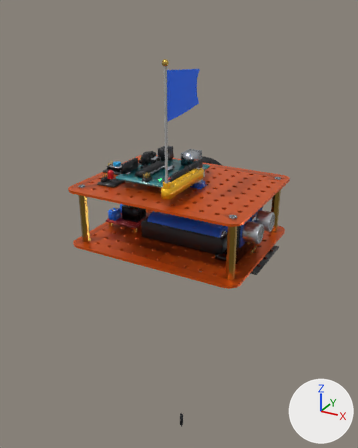
A saved change to the glTF model public/robot3d/robot-kit-low.glb.
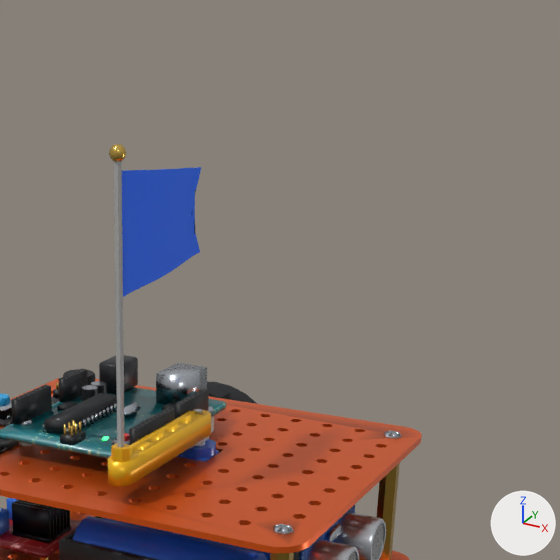
The first picture shows the older version from a 50 mm lens placed at (0.186, -0.343, 0.199), pointed at (-0.013, 0.018, 0.018). The close-ups show the older and then the newer version on the part from 33% to 97% of the width and 0% to 51% of the height of that picture. Only the edits that show in the close-ups are written down. The axes (+X, +Y, +Z) are drawn at lower right. The lights are the same throughout. Where no turn or scale is listed for an object, it has been applied to the vertices. Vertices at exactly the same position are counted once.

The scene before the commit, as lines of its bpy script (objects in view):
```python
ob_chassis_driver = bpy.data.objects.new('chassis_driver', me_chassis_driver)
ob_chassis_driver.location = (-0.053, 0.0, 0.0223)
ob_chassis_plate_upper = bpy.data.objects.new('chassis_plate_upper', me_chassis_plate_upper_001)
ob_chassis_plate_upper.location = (0.0, 0.0, 0.063)
ob_mast = bpy.data.objects.new('mast', me_mast)
ob_mast.location = (0.015, -0.051, 0.1211)
ob_pennant = bpy.data.objects.new('pennant', me_pennant_001)
ob_pennant.location = (0.015, -0.051, 0.1601)
ob_ultrasonic_static = bpy.data.objects.new('ultrasonic_static', me_ultrasonic_static)
ob_ultrasonic_static.location = (0.0622, 0.0, 0.04)
# also in view: 'servo_arm' at (0.015, -0.026, 0.075); 'chassis_standoffs' at (0.0, 0.0, 0.04); 'chassis_battery' at (0.009, 0.0, 0.027); 'board_static' at (-0.017, 0.001, 0.074)
```
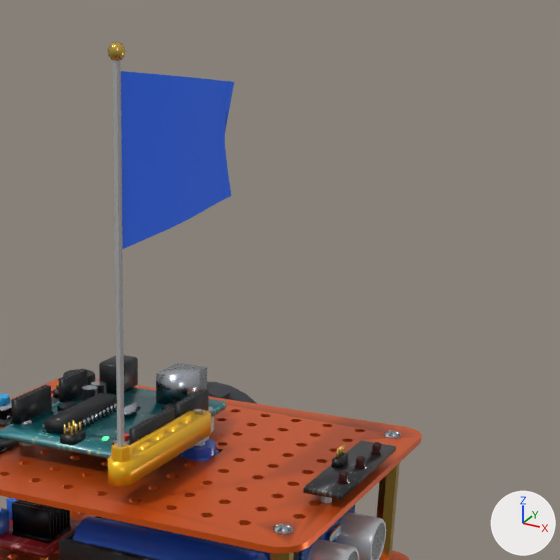
Pixel boxes (x1, y1, x2, y2) of what changed, in the close-ups (560 x 560 px; the box of a moved part takes in the faces that stretch with it):
'pennant', reshaped, moved (43% wider, 37% taller): before (122, 167, 201, 297); after (121, 71, 234, 249)
'mast', reshaped, moved (32% taller): before (109, 144, 130, 462); after (108, 42, 130, 462)
'ultrasonic_static', surface changed (lighter): (305, 511, 386, 560) in both
'line_leds_static', added: after (303, 441, 396, 503)
    faces in mat_pcb_black: (303, 441, 396, 500)
    faces in mat_abs_black: (332, 453, 348, 468)
part 1 of me_chassis_plate_upper_001, recoloured: before (277, 442, 387, 532); after (277, 442, 357, 532)
part 2 of me_pennant_001, moved or reshaped: before (122, 167, 201, 297); after (121, 71, 234, 249)
part 3 of me_pennant_001, recoloured: before (123, 170, 196, 265); after (129, 112, 229, 174)
part 4 of me_mast, moved or reshaped: before (118, 162, 130, 462); after (117, 60, 129, 462)
part 5 of me_mast, moved or reshaped: before (111, 161, 124, 462); after (111, 60, 124, 462)
part 6 of me_mast, moved or reshaped: before (113, 144, 125, 149); after (112, 42, 124, 61)
part 7 of me_mast, moved or reshaped: before (109, 146, 126, 162); after (108, 43, 126, 60)
part 8 of me_mast, recoloured: before (112, 156, 126, 162); after (111, 56, 124, 60)

The change, as a list of edits to the scene's bpy script:
```text
Change mat_transducer_can:
    where n0 = _N.new('ShaderNodeBsdfPrincipled'); n0.name = 'Principled BSDF'
    n0.inputs[1].default_value: 1.0 -> 0.55  # 'Metallic'
Change me_chassis_plate_upper_001:
    where me_chassis_plate_upper_001.from_pydata(...)  # 1569 vertices, 3562 faces; spans x -0.075..0.075, y -0.06..0.06, z 0.0..0.002
    used by ob_chassis_plate_upper; location = (0.0, 0.0, 0.063)
    me_chassis_plate_upper_001 part 1: 181 kept faces spanning x 0.044..0.072, y -0.057..0.038, z 0.0..0.002 get new vertex colours
Change me_pennant_001:
    used by ob_pennant; location = (0.015, -0.051, 0.1601)
    remove me_pennant_001.from_pydata(...)  # 130 vertices, 256 faces; spans x -0.0021..0.0007, y 0.0014..0.0534, z -0.0342..0.0
    add me_pennant_001.from_pydata(...)  # 130 vertices, 256 faces; spans x -0.0021..0.0006, y 0.0014..0.0754, z -0.046..0.0
    me_pennant_001 part 2: 128 of 130 vertices moved; they spanned x -0.0021..0.0007, y 0.0014..0.0534, z -0.0342..-0.0004 and now span x -0.0021..0.0006, y 0.0014..0.0754, z -0.046..-0.0005; mean shift (0.0, 0.0112, -0.0061); largest move (-0.0021, 0.0534, -0.0298) -> (-0.0021, 0.0754, -0.0402)
    me_pennant_001 part 3: 8 kept faces spanning x -0.0021..0.0001, y 0.0015..0.0719, z -0.0347..0.0 get new vertex colours
Change me_mast:
    used by ob_mast; location = (0.015, -0.051, 0.1211)
    remove me_mast.from_pydata(...)  # 68 vertices, 124 faces; spans x -0.0025..0.0029, y -0.0027..0.0027, z -0.0425..0.0459
    add me_mast.from_pydata(...)  # 68 vertices, 124 faces; spans x -0.0025..0.0029, y -0.0027..0.0027, z -0.0552..0.0586
    me_mast part 4: all 3 vertices in x -0.001..0.0029, y 0.0, z -0.0425 are moved by (0.0, 0.0, -0.0127)
    me_mast part 5: 16 of the vertices in x -0.0025..0.0017, y -0.0027..0.0027, z -0.0425..-0.0385 are moved by (0.0, 0.0, -0.0125)
    me_mast part 6: 5 of the vertices in x -0.001..0.001, y -0.001..0.001, z 0.0415..0.0459 are moved by (0.0, 0.0, 0.0122)
    me_mast part 7: 19 of the vertices in x -0.0024..0.0024, y -0.0024..0.0024, z 0.0415..0.0459 are moved by (0.0, 0.0, 0.0127)
    me_mast part 8: 17 kept faces spanning x -0.002..0.0024, y -0.002..0.0024, z 0.0537..0.0562 get new vertex colours; the middle colour goes from white #fbfbfb to white #fafafa
    other edits to the shape of me_mast do not show in these pictures
Add me_line_leds_static:
    me_line_leds_static.from_pydata(...)  # 64 vertices, 100 faces; spans x -0.006..0.006, y -0.025..0.025, z -0.0039..0.0063
    # faces by material slot: [12, 40, 12, 36]
    me_line_leds_static.materials.append(mat_pcb_black)
    me_line_leds_static.materials.append(mat_abs_white)
    me_line_leds_static.materials.append(mat_abs_black)
    me_line_leds_static.materials.append(mat_gold)
Change ob_pennant:
    ob_pennant.location: (0.015, -0.051, 0.1601) -> (0.015, -0.051, 0.1851)
Change ob_mast:
    ob_mast.location: (0.015, -0.051, 0.1211) -> (0.015, -0.051, 0.1336)
Add ob_line_leds_static:
    ob_line_leds_static = bpy.data.objects.new('line_leds_static', me_line_leds_static)
    ob_line_leds_static.location = (0.0685, 0.0, 0.0688)
```
